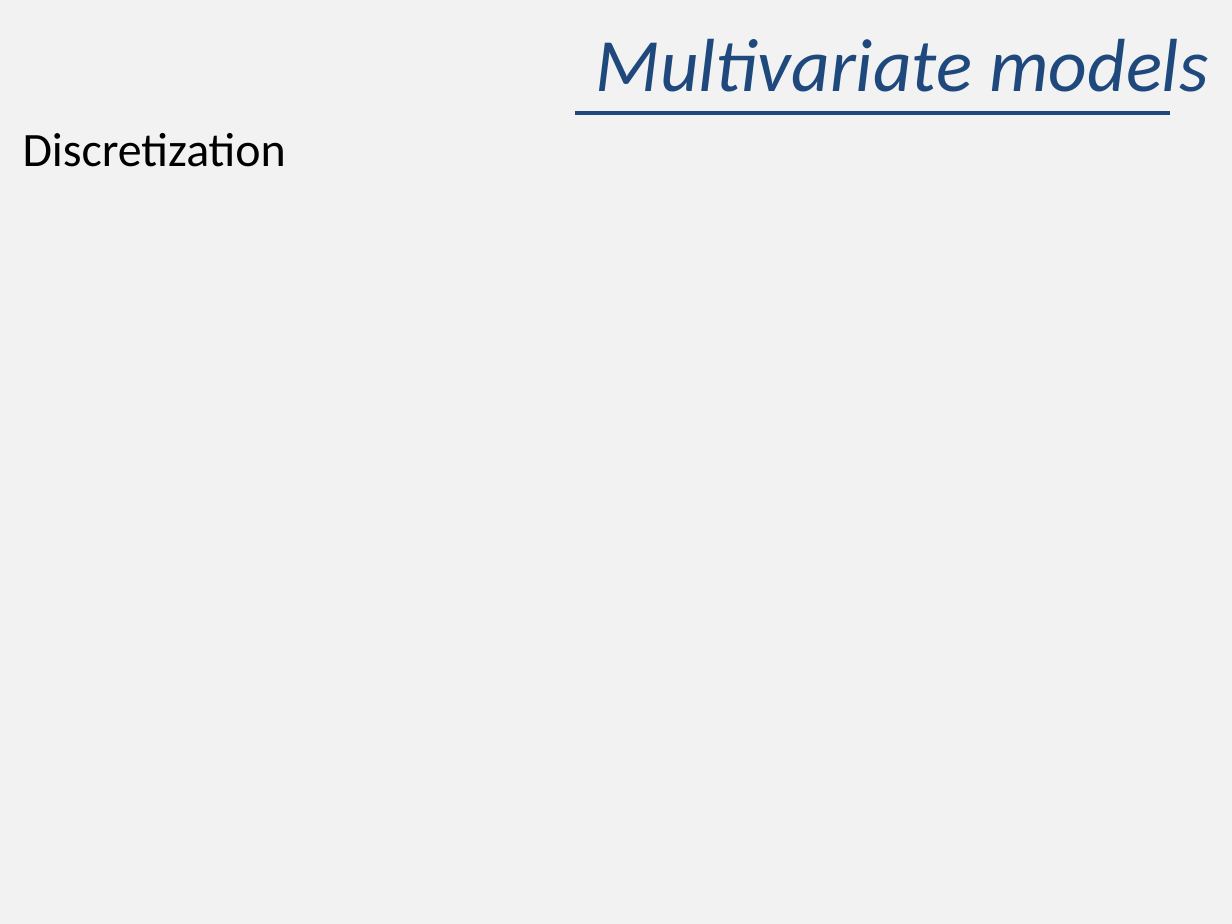
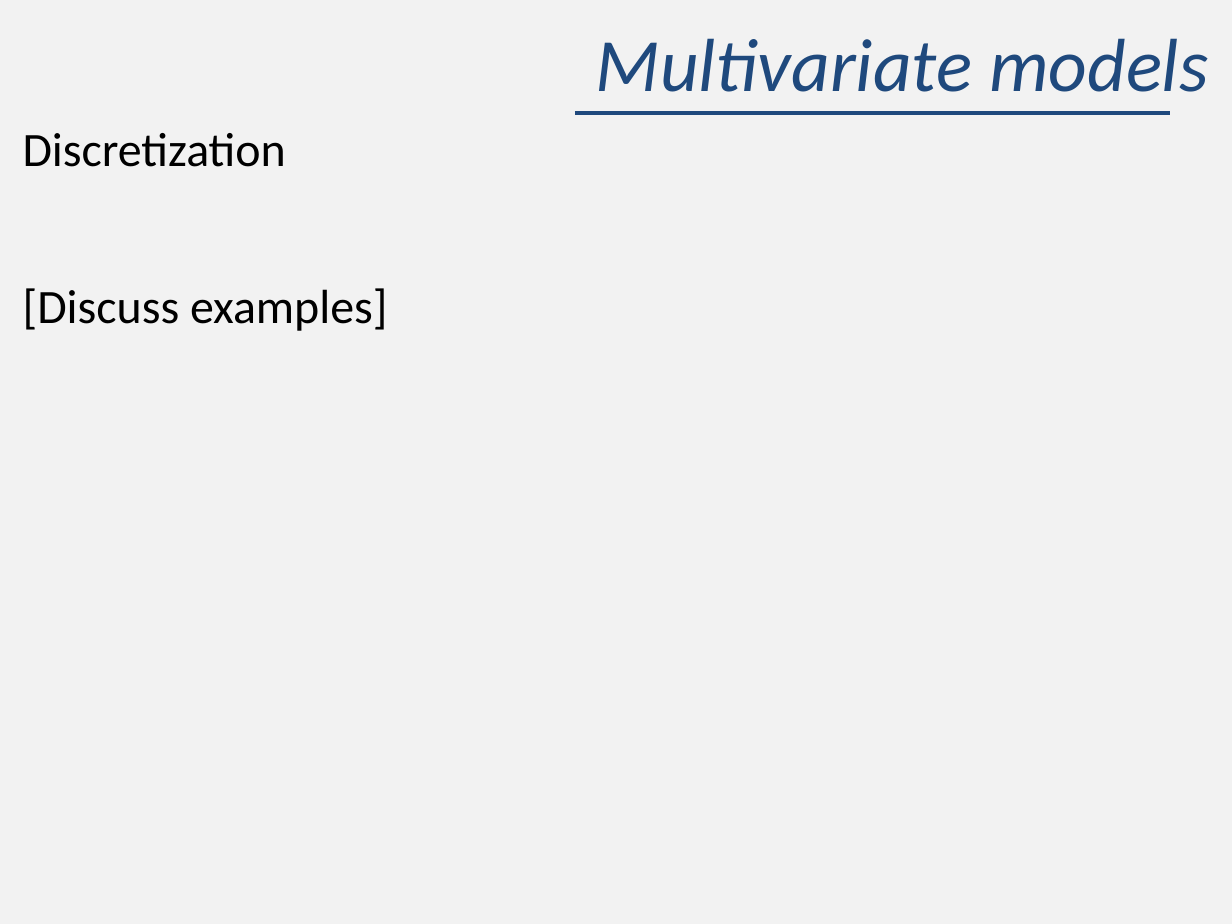
Before and after one commit to James-Thorson/2024_FSH556, a slide deck: slide 2 of Week 3/Lab/Chap-4-2 -- Multivariate state-space model.pptx. Drawn at 1232x924 pixels with LibreOffice and Linux fonts; fonts in the diff are those of the drawing. Boxes give left, top, right and bottom in pixels: in the first picture for what was removed or moved away, otherwise in the second. Text is boxed around its words. In the diff, an @@ line names an element or a change of style, - is before the commit and + after.

```diff
--- a/Week 3/Lab/Chap-4-2 -- Multivariate state-space model.pptx
+++ b/Week 3/Lab/Chap-4-2 -- Multivariate state-space model.pptx
@@ text at [23, 288, 387, 331]: paragraph added @@
+[Discuss examples]
```
Also in this commit, not shown: 1 slide added.
